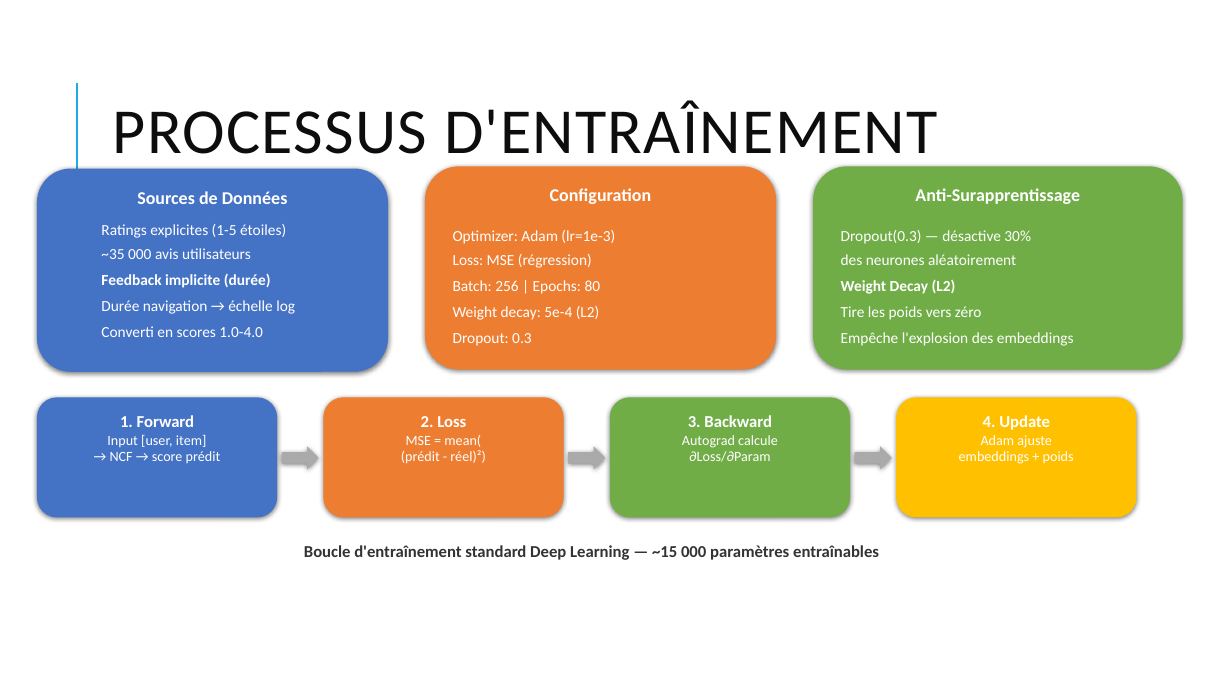
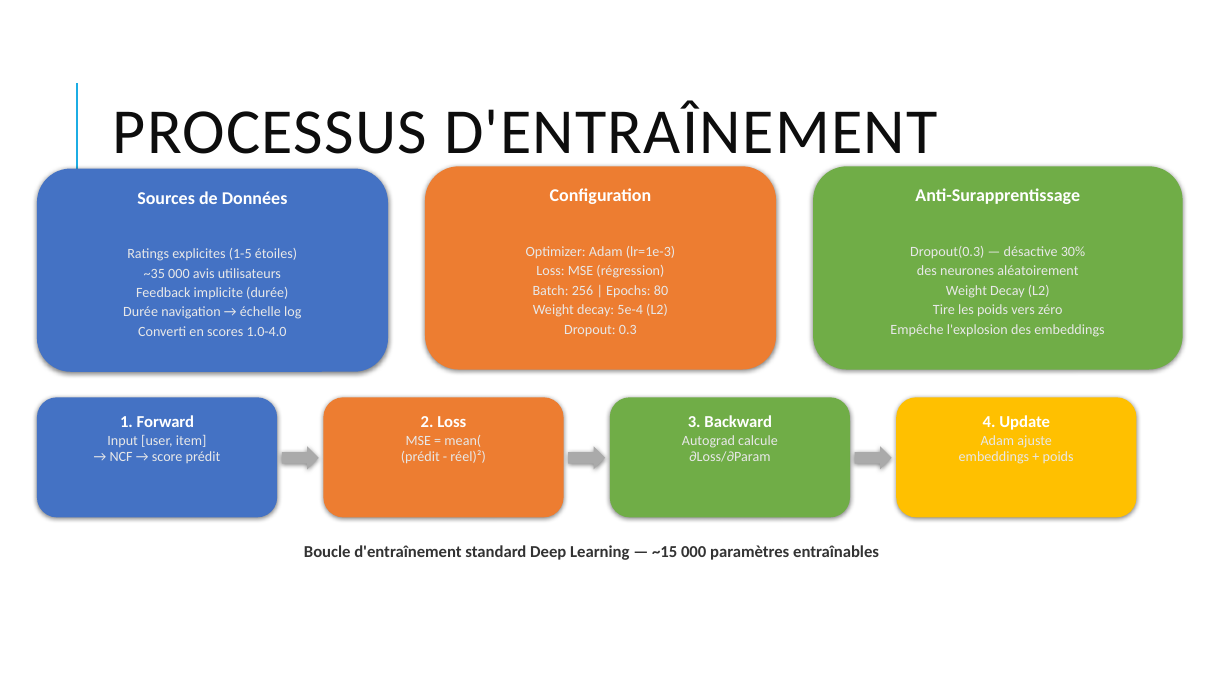
Before and after one commit to Clement-NI/recommendation_system_py, a slide deck: slide 9 of Cobook_org_final.pptx. Drawn at 1232x693 pixels with LibreOffice and Linux fonts; fonts in the diff are those of the drawing. Boxes give left, top, right and bottom in pixels: in the first picture for what was removed or moved away, otherwise in the second. Text is boxed around its words. In the diff, an @@ line names an element or a change of style, - is before the commit and + after.

```diff
--- a/Cobook_org_final.pptx
+++ b/Cobook_org_final.pptx
@@ text removed at box(101, 224, 295, 337) @@
-Ratings explicites (1-5 étoiles)
-~35 000 avis utilisateurs
-Feedback implicite (durée)
-Durée navigation → échelle log
-Converti en scores 1.0-4.0
@@ text removed at box(453, 230, 615, 346) @@
-Optimizer: Adam (lr=1e-3)
-Loss: MSE (régression)
-Batch: 256 | Epochs: 80
-Weight decay: 5e-4 (L2)
-Dropout: 0.3
@@ text removed at box(841, 230, 1074, 346) @@
-Dropout(0.3) — désactive 30%
-des neurones aléatoirement
-Weight Decay (L2)
-Tire les poids vers zéro
-Empêche l'explosion des embeddings
@@ text in rounded rectangle at box(123, 248, 301, 336): paragraphs added @@
+Ratings explicites (1-5 étoiles)
+~35 000 avis utilisateurs
+Feedback implicite (durée)
+Durée navigation → échelle log
+Converti en scores 1.0-4.0
@@ text in rounded rectangle at box(526, 246, 675, 337): paragraphs added @@
+Optimizer: Adam (lr=1e-3)
+Loss: MSE (régression)
+Batch: 256 | Epochs: 80
+Weight decay: 5e-4 (L2)
+Dropout: 0.3
@@ text in rounded rectangle at box(890, 246, 1104, 337): paragraphs added @@
+Dropout(0.3) — désactive 30%
+des neurones aléatoirement
+Weight Decay (L2)
+Tire les poids vers zéro
+Empêche l'explosion des embeddings
@@ text in rounded rectangle at box(107, 435, 221, 463): text colour #FFFFFF to #E8E8E8 in "Input [user, item]", "→ NCF → score prédit" @@
@@ text in rounded rectangle at box(401, 435, 485, 464): text colour #FFFFFF to #E8E8E8 in "MSE = mean(", "(prédit - réel)²)" @@
@@ text in rounded rectangle at box(682, 435, 778, 462): text colour #FFFFFF to #E8E8E8 in "Autograd calcule", "∂Loss/∂Param" @@
@@ text in rounded rectangle at box(959, 435, 1074, 464): text colour #FFFFFF to #E8E8E8 in "Adam ajuste", "embeddings + poids" @@
```
Also in this commit, not shown: 1 other slide changed.
